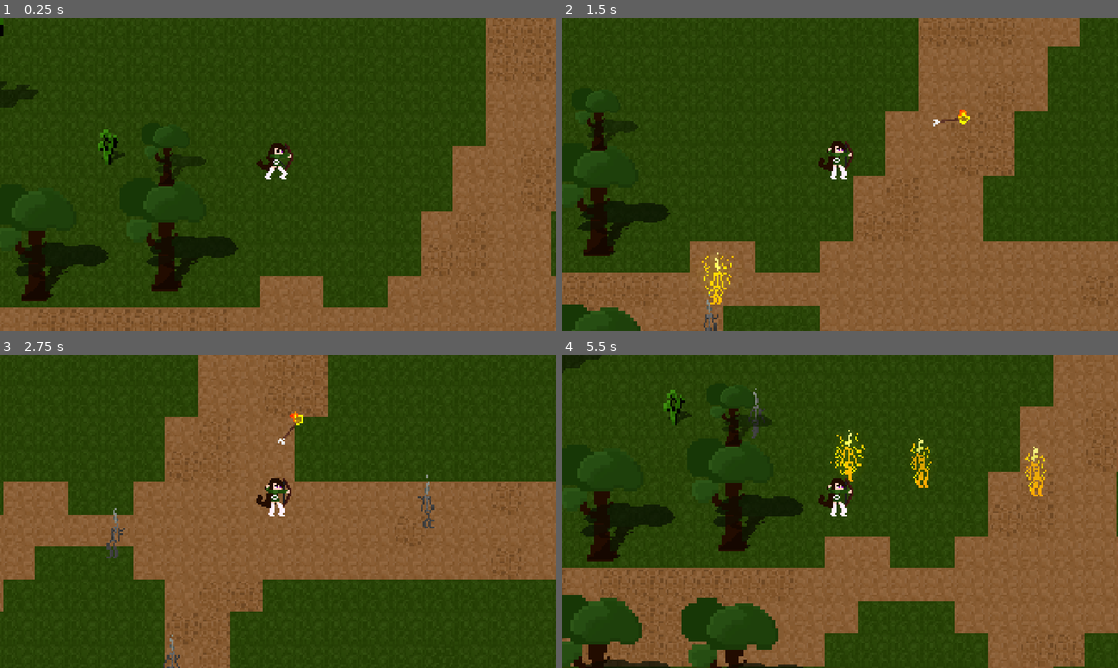
Above: before the commit, frames 1-4 (two rows, left to right).
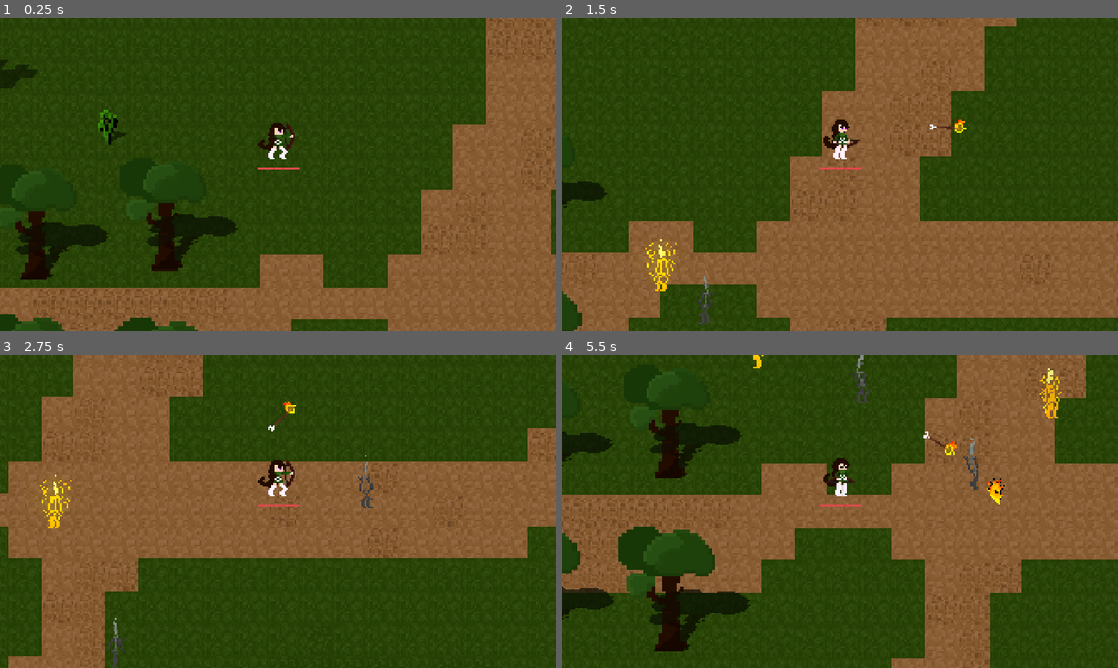
Above: after the commit, the same moments.

Repository: VentsislavPeev/gamejam-2026
Game: Godot game, scene res://src/levels/survivor_game.tscn
Two runs of this game, one before a commit and one after it. Both use one fixed random seed, a clock stepped at 60 frames per second and the inputs below.
Inputs (mouse positions are in pixels of both pictures, inside the frame that each line leads up to):
- Up to frame 1 (0.25 s): no input
- Up to frame 2 (1.5 s): move the mouse to (962, 158) at 0.52 s; hold D (move_right) 0.53-1.28 s; tap Space (shoot) at 0.6 s; right-click (962, 158) at 0.8 s; move the mouse to (728, 190) at 1.27 s; hold S (move_down) from 1.28 s (still down); right-click (728, 190) at 1.35 s
- Up to frame 3 (2.75 s): tap Space (shoot) at 1.55, 2.1 s; move the mouse to (333, 442) at 2.02 s; release S (move_down) at 2.03 s; hold D (move_right) from 2.03 s (still down); right-click (333, 442) at 2.3 s
- Up to frame 4 (5.5 s): move the mouse to (812, 574) at 2.77 s; release D (move_right) at 2.78 s; hold W (move_up) 2.78-3.53 s; right-click (812, 574) at 2.85 s; tap Space (shoot) at 3.05, 3.6, 4.55, 5.1 s; move the mouse to (1006, 558) at 3.52 s; hold A (move_left) 3.53-5.03 s; right-click (1006, 558) at 3.8 s; move the mouse to (673, 464) at 4.27 s; right-click (673, 464) at 4.35 s; move the mouse to (867, 511) at 5.02 s; hold S (move_down) from 5.03 s (still down); right-click (867, 511) at 5.3 s

The runs differ from the first frame. In frame 1, 14% of the frame differs, in the area x 0-100%, y 0-100%; in frame 2, 32%; in frame 3, 39%; in frame 4, 52%.

Commit message:
doing things

Diff:
--- /dev/null
+++ b/assets/themes/hud.tscn
@@ -0,0 +1,24 @@
+[gd_scene format=3 uid="uid://de28liwa3olvy"]
+
+[ext_resource type="Texture2D" uid="uid://cskn2n0j5qtqc" path="res://assets/sprites/hp_progress.png" id="2_lpmwf"]
+[ext_resource type="Script" uid="uid://c5tpjqjlmen3n" path="res://assets/themes/texture_progress_bar.gd" id="3_lpmwf"]
+
+[node name="HUD" type="Control" unique_id=998248903]
+z_index = 1000
+z_as_relative = false
+layout_mode = 3
+anchors_preset = 15
+anchor_right = 1.0
+anchor_bottom = 1.0
+grow_horizontal = 2
+grow_vertical = 2
+
+[node name="TextureProgressBar" type="TextureProgressBar" parent="." unique_id=698087041]
+layout_mode = 0
+offset_left = 874.0
+offset_top = 588.0
+offset_right = 1038.0
+offset_bottom = 600.0
+nine_patch_stretch = true
+texture_progress = ExtResource("2_lpmwf")
+script = ExtResource("3_lpmwf")
--- /dev/null
+++ b/assets/themes/texture_progress_bar.gd
@@ -0,0 +1,18 @@
+extends TextureProgressBar
+
+# Use %Player if you set "Access as Unique Name" on the Player node
+# Otherwise, keep your get_node path if it works
+@onready var player = get_node("/root/Game/Player")
+
+func _ready():
+	# 1. Initialize the bar immediately
+	max_value = player.max_health
+	value = player.health
+
+	# 2. Connect the signal to a specific function
+	# The signal emits (new_health), so our function must accept (new_health)
+	player.health_changed.connect(_on_health_changed)
+
+# This function matches the signal: health_changed(new_health)
+func _on_health_changed(new_health):
+	value = new_health
--- a/project.godot
+++ b/project.godot
@@ -57,9 +57,9 @@
 , Object(InputEventMouseButton,"resource_local_to_scene":false,"resource_name":"","device":-1,"window_id":0,"alt_presse …(249 unchanged characters)…
 ]
 }
-roll={
+dash={
 "deadzone": 0.5,
-"events": [Object(InputEventKey,"resource_local_to_scene":false,"resource_name":"","device":-1,"window_id":0,"alt_pressed":false,"shift_pressed":false,"ctrl_pressed":false,"meta_pressed":false,"pressed":false,"keycode":0,"physical_keycode":4194325,"key_label":0,"unicode":0,"location":0,"echo":false,"script":null)
+"events": [Object(InputEventMouseButton,"resource_local_to_scene":false,"resource_name":"","device":-1,"window_id":0,"alt_pressed":false,"shift_pressed":false,"ctrl_pressed":false,"meta_pressed":false,"button_mask":2,"position":Vector2(131, 24),"global_position":Vector2(143, 84),"factor":1.0,"button_index":2,"canceled":false,"pressed":true,"double_click":false,"script":null)
 ]
 }
 
--- a/src/actors/player.gd
+++ b/src/actors/player.gd
@@ -1,36 +1,99 @@
 extends CharacterBody2D
 
+# --- SIGNALS ---
+signal health_changed(new_health)
+
 @onready var animated_sprite = $AnimatedSprite2D
-@export var health = 100
-@export var max_health = 10
+@export var health = 100.0 # Make sure this is a float for delta math
+@export var max_health = 100
 @export var experience = 0
+@onready var weapon_timer = $Weapon/Timer
+# Use the onready var you already defined (don't re-declare it inside functions)
+@onready var hp_bar = $Camera2D/HUD/TextureProgressBar
+
 @export var level = 1
 @export var speed = 600
 @export var damage = 1
 @export var DMG_CAP = 5.0
-@onready var weapon_timer = $Weapon/Timer
 
-var earth_mask = false;
-var fire_mask = true;
-var lightning_mask = false;
+var earth_mask = false
+var fire_mask = true
+var lightning_mask = false
 const BASE_LEVEL_XP = 100
 
+# --- DASH VARIABLES ---
+@export var dash_speed = 1600
+@export var dash_duration = 0.2
+@export var dash_cooldown = 1.0
+var is_dashing = false
+var can_dash = true
+# ----------------------
+
+func _ready():
+	# Initialize the bar when the game starts
+	hp_bar.max_value = max_health
+	hp_bar.value = health
+
 func _physics_process(delta: float):
+	if is_dashing:
+		move_and_slide()
+		return
+
+	# --- MOVEMENT ---
 	var direction = Input.get_vector("move_left","move_right","move_up","move_down")
+
 	if direction.x < 0:
-		animated_sprite.flip_h = true;
-	else: animated_sprite.flip_h = false;
+		animated_sprite.flip_h = true
+	else:
+		animated_sprite.flip_h = false
+
 	velocity = direction * speed
+
+	var keyDash = Input.is_action_just_pressed('dash')
+	if keyDash and can_dash and direction != Vector2.ZERO:
+		perform_dash(direction)
+
 	move_and_slide()
 
+	# --- DAMAGE LOGIC ---
 	var overlapping_mobs = %HurtBox.get_overlapping_bodies()
 	if overlapping_mobs.size() > 0:
-		health -= DMG_CAP*overlapping_mobs.size()*delta
-		if health <= 0.0:
-			print("DIED")
+		# Calculate the damage amount for this frame
+		var damage_amount = DMG_CAP * overlapping_mobs.size() * delta
+		take_damage(damage_amount)
 
 	if earth_mask:
 		keep_max_health()
+
+# --- NEW FUNCTION ---
+func take_damage(amount: float):
+	health -= amount
+
+	health_changed.emit(health)
+
+	if hp_bar:
+		hp_bar.value = health
+
+	if health <= 0.0:
+		die()
+
+func die():
+	print("DIED")
+	# Add your game over logic here (e.g., get_tree().reload_current_scene())
+
+func perform_dash(dash_direction: Vector2):
+	animated_sprite.play('dash')
+	is_dashing = true
+	can_dash = false
+
+	velocity = dash_direction.normalized() * dash_speed
+
+	await get_tree().create_timer(dash_duration).timeout
+	animated_sprite.play('shoot')
+	is_dashing = false
+
+	await get_tree().create_timer(dash_cooldown).timeout
+	can_dash = true
 
 func calculate_experience_to_level(level: int) -> float:
 	return (level - 0.5) ** 2 * BASE_LEVEL_XP
@@ -38,15 +101,18 @@
 func gain_experience(exp: int) -> void:
 	var exp_to_level = calculate_experience_to_level(level)
 	experience += exp
-	print(experience)
-	print(exp_to_level)
-	if experience>=exp_to_level:
+	if experience >= exp_to_level:
 		level_up()
 
 func level_up():
 	print('LEVELED UP')
 	level += 1
 	max_health += 3
+
+	# Update the bar's max value immediately upon leveling up
+	if hp_bar:
+		hp_bar.max_value = max_health
+
 	damage += 0.2
 	speed += 20
 	weapon_timer.wait_time -= 0.05
@@ -55,11 +121,11 @@
 func keep_max_health():
 	if health > max_health:
 		health = max_health
+		# Sync the UI if health was clamped
+		if hp_bar: hp_bar.value = health
 
 func on_item_pickup():
 	$ItemDuration.start()
-	# make the buffs, change speed, make speed constant in the
-	# player script for easier change, add defense, etc
 
 func _on_item_duration_timeout() -> void:
-	pass # remove buffs
+	pass
--- a/src/actors/player.tscn
+++ b/src/actors/player.tscn
@@ -1,12 +1,51 @@
 [gd_scene format=3 uid="uid://dypcdmkbf2y1b"]
 
 [ext_resource type="Script" uid="uid://cwbcmtiybcum4" path="res://src/actors/player.gd" id="1_gdh0h"]
+[ext_resource type="Texture2D" uid="uid://dsj57l8ak6vud" path="res://assets/sprites/mc_dash_anim.png" id="2_1oxso"]
 [ext_resource type="Texture2D" uid="uid://djhef1csd7f6w" path="res://assets/sprites/mc_walk_anim.png" id="2_foe4e"]
 [ext_resource type="Texture2D" uid="uid://c2j48yydjuv8o" path="res://assets/sprites/mc_bow_anim.png" id="2_xk21n"]
 [ext_resource type="PackedScene" uid="uid://bbo7hwjyvwya4" path="res://src/actors/weapon.tscn" id="3_foe4e"]
-[ext_resource type="AudioStream" uid="uid://blbu451fx1nth" path="res://audio/sfx/fs_dirt_1.wav" id="5_d8py6"]
-[ext_resource type="AudioStream" uid="uid://bygdhq6ctxhfo" path="res://audio/sfx/fs_dirt_2.wav" id="6_l3h4q"]
-[ext_resource type="AudioStream" uid="uid://bqtqompro81c6" path="res://audio/sfx/fs_dirt_3.wav" id="7_urqtb"]
+[ext_resource type="PackedScene" uid="uid://de28liwa3olvy" path="res://assets/themes/hud.tscn" id="6_1e0ww"]
+
+[sub_resource type="AtlasTexture" id="AtlasTexture_olup0"]
+atlas = ExtResource("2_1oxso")
+region = Rect2(0, 0, 32, 32)
+
+[sub_resource type="AtlasTexture" id="AtlasTexture_l81xe"]
+atlas = ExtResource("2_1oxso")
+region = Rect2(0, 32, 32, 32)
+
+[sub_resource type="AtlasTexture" id="AtlasTexture_ayell"]
+atlas = ExtResource("2_1oxso")
+region = Rect2(0, 64, 32, 32)
+
+[sub_resource type="AtlasTexture" id="AtlasTexture_md4e6"]
+atlas = ExtResource("2_1oxso")
+region = Rect2(0, 96, 32, 32)
+
+[sub_resource type="AtlasTexture" id="AtlasTexture_2bg44"]
+atlas = ExtResource("2_1oxso")
+region = Rect2(0, 128, 32, 32)
+
+[sub_resource type="AtlasTexture" id="AtlasTexture_ggk0d"]
+atlas = ExtResource("2_1oxso")
+region = Rect2(0, 160, 32, 32)
+
+[sub_resource type="AtlasTexture" id="AtlasTexture_efmj6"]
+atlas = ExtResource("2_1oxso")
+region = Rect2(0, 192, 32, 32)
+
+[sub_resource type="AtlasTexture" id="AtlasTexture_yc6cf"]
+atlas = ExtResource("2_1oxso")
+region = Rect2(0, 224, 32, 32)
+
+[sub_resource type="AtlasTexture" id="AtlasTexture_8qfwr"]
+atlas = ExtResource("2_1oxso")
+region = Rect2(0, 256, 32, 32)
+
+[sub_resource type="AtlasTexture" id="AtlasTexture_qcjvn"]
+atlas = ExtResource("2_1oxso")
+region = Rect2(0, 288, 32, 32)
 
 [sub_resource type="AtlasTexture" id="AtlasTexture_l3h4q"]
 atlas = ExtResource("2_xk21n")
@@ -50,6 +89,41 @@
 
 [sub_resource type="SpriteFrames" id="SpriteFrames_l3h4q"]
 animations = [{
+"frames": [{
+"duration": 0.1,
+"texture": SubResource("AtlasTexture_olup0")
+}, {
+"duration": 0.1,
+"texture": SubResource("AtlasTexture_l81xe")
+}, {
+"duration": 0.1,
+"texture": SubResource("AtlasTexture_ayell")
+}, {
+"duration": 0.1,
+"texture": SubResource("AtlasTexture_md4e6")
+}, {
+"duration": 0.1,
+"texture": SubResource("AtlasTexture_2bg44")
+}, {
+"duration": 0.1,
+"texture": SubResource("AtlasTexture_ggk0d")
+}, {
+"duration": 0.1,
+"texture": SubResource("AtlasTexture_efmj6")
+}, {
+"duration": 0.1,
+"texture": SubResource("AtlasTexture_yc6cf")
+}, {
+"duration": 0.1,
+"texture": SubResource("AtlasTexture_8qfwr")
+}, {
+"duration": 0.1,
+"texture": SubResource("AtlasTexture_qcjvn")
+}],
+"loop": false,
+"name": &"dash",
+"speed": 5.0
+}, {
 "frames": [{
 "duration": 1.0,
 "texture": SubResource("AtlasTexture_l3h4q")
@@ -97,94 +171,6 @@
 [sub_resource type="CircleShape2D" id="CircleShape2D_foe4e"]
 radius = 34.0147
 
-[sub_resource type="AudioStreamRandomizer" id="AudioStreamRandomizer_wqefw"]
-playback_mode = 2
-streams_count = 3
-stream_0/stream = ExtResource("5_d8py6")
-stream_1/stream = ExtResource("6_l3h4q")
-stream_2/stream = ExtResource("7_urqtb")
-
-[sub_resource type="AtlasTexture" id="AtlasTexture_wqefw"]
-atlas = ExtResource("2_xk21n")
-region = Rect2(0, 64, 32, 32)
-
-[sub_resource type="AtlasTexture" id="AtlasTexture_8bs0b"]
-atlas = ExtResource("2_xk21n")
-region = Rect2(0, 96, 32, 32)
-
-[sub_resource type="AtlasTexture" id="AtlasTexture_uticr"]
-atlas = ExtResource("2_xk21n")
-region = Rect2(0, 128, 32, 32)
-
-[sub_resource type="AtlasTexture" id="AtlasTexture_qnob4"]
-atlas = ExtResource("2_xk21n")
-region = Rect2(0, 160, 32, 32)
-
-[sub_resource type="AtlasTexture" id="AtlasTexture_xk21n"]
-atlas = ExtResource("2_foe4e")
-region = Rect2(0, 0, 32, 32)
-
-[sub_resource type="AtlasTexture" id="AtlasTexture_1oxso"]
-atlas = ExtResource("2_foe4e")
-region = Rect2(0, 32, 32, 32)
-
-[sub_resource type="AtlasTexture" id="AtlasTexture_1e0ww"]
-atlas = ExtResource("2_foe4e")
-region = Rect2(0, 64, 32, 32)
-
-[sub_resource type="AtlasTexture" id="AtlasTexture_d8py6"]
-atlas = ExtResource("2_foe4e")
-region = Rect2(0, 96, 32, 32)
-
-[sub_resource type="SpriteFrames" id="SpriteFrames_l3h4q"]
-animations = [{
-"frames": [{
-"duration": 1.0,
-"texture": SubResource("AtlasTexture_l3h4q")
-}, {
-"duration": 1.0,
-"texture": SubResource("AtlasTexture_urqtb")
-}, {
-"duration": 1.0,
-"texture": SubResource("AtlasTexture_wqefw")
-}, {
-"duration": 1.0,
-"texture": SubResource("AtlasTexture_8bs0b")
-}, {
-"duration": 1.0,
-"texture": SubResource("AtlasTexture_uticr")
-}, {
-"duration": 1.0,
-"texture": SubResource("AtlasTexture_qnob4")
-}],
-"loop": true,
-"name": &"shoot",
-"speed": 15.0
-}, {
-"frames": [{
-"duration": 1.0,
-"texture": SubResource("AtlasTexture_xk21n")
-}, {
-"duration": 1.0,
-"texture": SubResource("AtlasTexture_1oxso")
-}, {
-"duration": 1.0,
-"texture": SubResource("AtlasTexture_1e0ww")
-}, {
-"duration": 1.0,
-"texture": SubResource("AtlasTexture_d8py6")
-}],
-"loop": true,
-"name": &"walk",
-"speed": 8.0
-}]
-
-[sub_resource type="CircleShape2D" id="CircleShape2D_urqtb"]
-radius = 31.0
-
-[sub_resource type="CircleShape2D" id="CircleShape2D_foe4e"]
-radius = 34.0147
-
 [node name="Player" type="CharacterBody2D" unique_id=700692499 groups=["player"]]
 z_index = 1
 script = ExtResource("1_gdh0h")
@@ -195,16 +181,22 @@
 sprite_frames = SubResource("SpriteFrames_l3h4q")
 animation = &"shoot"
 autoplay = "shoot"
-frame_progress = 0.62123626
+
+[node name="Camera2D" type="Camera2D" parent="." unique_id=470462921]
+position = Vector2(0, 71)
+
+[node name="HUD" parent="Camera2D" unique_id=998248903 instance=ExtResource("6_1e0ww")]
+offset_left = -955.0
+offset_top = -616.0
+offset_right = -955.0
+offset_bottom = -616.0
+
+[node name="Weapon" parent="." unique_id=940212508 instance=ExtResource("3_foe4e")]
+position = Vector2(0, -1)
 
 [node name="CollisionShape2D" type="CollisionShape2D" parent="." unique_id=1976452109]
 position = Vector2(5, -34)
 shape = SubResource("CircleShape2D_urqtb")
-
-[node name="Camera2D" type="Camera2D" parent="." unique_id=470462921]
-
-[node name="Weapon" parent="." unique_id=940212508 instance=ExtResource("3_foe4e")]
-position = Vector2(0, -1)
 
 [node name="HurtBox" type="Area2D" parent="." unique_id=1547877909]
 unique_name_in_owner = true
--- a/src/levels/survivor_game.tscn
+++ b/src/levels/survivor_game.tscn
@@ -2,7 +2,6 @@
 
 [ext_resource type="PackedScene" uid="uid://dypcdmkbf2y1b" path="res://src/actors/player.tscn" id="1_8iqbf"]
 [ext_resource type="Script" uid="uid://tpk0kiobwpv5" path="res://src/levels/survivor_game.gd" id="1_75kf4"]
-[ext_resource type="PackedScene" uid="uid://e6dlfmgfl0mr" path="res://src/actors/obstacle.tscn" id="2_a210u"]
 [ext_resource type="PackedScene" uid="uid://cpq728pdgjtsk" path="res://assets/themes/test_bg.tscn" id="3_h101p"]
 [ext_resource type="FontFile" uid="uid://bs4ww54t7be0" path="res://themes/fonts/Xolonium-Regular.ttf" id="4_75kf4"]
 [ext_resource type="AudioStream" uid="uid://c2mpintshhkcq" path="res://audio/sfx/ambiance_loop.wav" id="5_fv1l1"]
@@ -111,9 +110,6 @@
 
 [node name="MapChunk" parent="." unique_id=736343852 instance=ExtResource("3_h101p")]
 z_index = -189
-
-[node name="StaticBody2D" parent="." unique_id=1033802667 instance=ExtResource("2_a210u")]
-position = Vector2(575, 474)
 
 [node name="Timer" type="Timer" parent="." unique_id=185791145]
 wait_time = 0.5
Binary file added: assets/sprites/hp_Bar.png
Not shown, added: assets/sprites/hp_Bar.png.import
Binary file added: assets/sprites/hp_progress.png
Not shown, added: assets/sprites/hp_progress.png.import
Binary file added: assets/sprites/hp_under.png
Not shown, added: assets/sprites/hp_under.png.import
Binary file changed: assets/sprites/sprite_sheet.png
Not shown, added: assets/themes/texture_progress_bar.gd.uid
